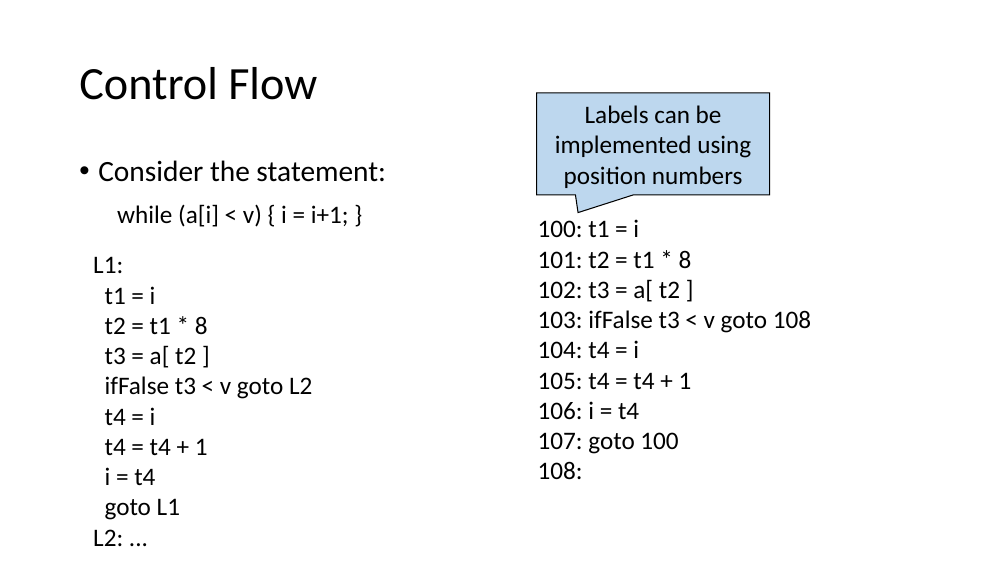
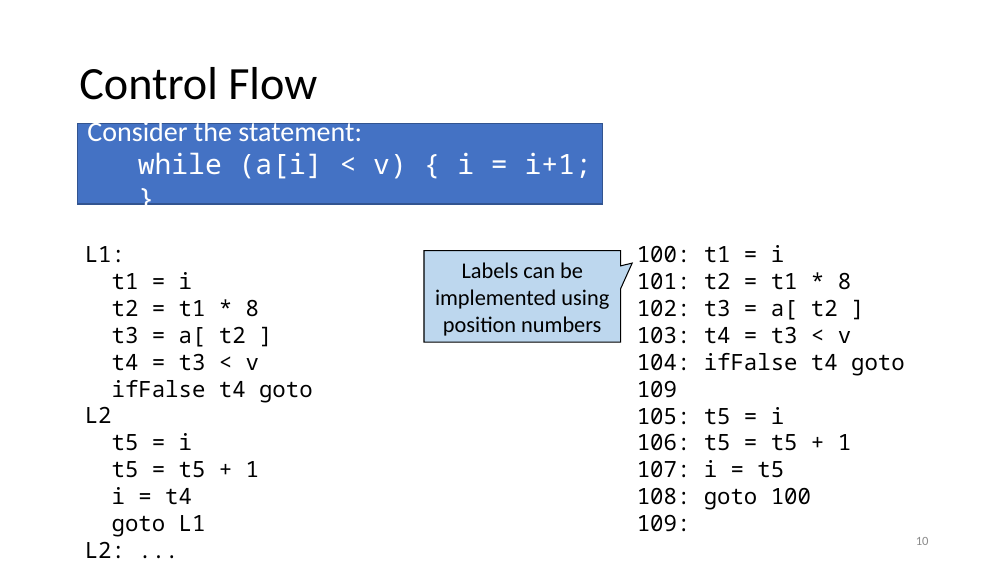
Before and after one commit to anoopsarkar/compilers-class, a slide deck: slide 10 of assets/ppt/codegen/ir.pptx (slide 8 before the commit). Drawn at 1008x567 pixels with LibreOffice and Linux fonts; fonts in the diff are those of the drawing. Boxes give left, top, right and bottom in pixels: in the first picture for what was removed or moved away, otherwise in the second. Text is boxed around its words. In the diff, an @@ line names an element or a change of style, - is before the commit and + after.

```diff
--- a/assets/ppt/codegen/ir.pptx
+++ b/assets/ppt/codegen/ir.pptx
@@ rectangle "Consider the statement:": place and size @@
-rectangle "Consider the statement:" at [98,160,386,227]
+rectangle "Consider the statement:" at [78,123,603,204]
@@ rectangle "Consider the statement:" at [78,123,603,204]: size 21 to 20 pt in "Consider the statement:"; text colour #000000 to #FFFFFF; size 18 to 20 pt, font Calibri to Noto Sans Mono in "while (a[i] < v) { i = ..."; bullet • to none; line spacing 0.9 to 1; less space between paragraphs; indent changed; vertical alignment top to middle; fill none to #4472C4; outline none to #325491 1 pt @@
@@ text "L1:": place and size @@
-text "L1:" at [93,256,312,546]
+text "L1:" at [85,246,313,558]
@@ text "100: t1 = i": place and size @@
-text "100: t1 = i" at [538,219,811,480]
+text "100: t1 = i" at [637,245,905,532]
@@ text at [85,246,259,558]: size 18 to 16 pt, font Calibri to Noto Sans Mono in "L1:", "t1 = i", "t2 = t1 * 8", "t3 = a[ t2 ]" and 3 more places @@
@@ speech box "Labels can be implemented using ...": place and size @@
-speech box "Labels can be implemented using ..." at [536,93,769,195]
+speech box "Labels can be implemented using ..." at [424,251,621,343]
@@ speech box "Labels can be implemented using ..." at [424,251,621,343]: size 18 to 16 pt; proportions changed @@
@@ text at [637,245,851,320]: size 18 to 16 pt, font Calibri to Noto Sans Mono in "100: t1 = i", "101: t2 = t1 * 8", "102: t3 = a[ t2 ]" @@
@@ text at [637,326,905,532]: text changed; size 18 to 16 pt; font Calibri to Noto Sans Mono @@
-103: ifFalse t3 < v goto 108
-104: t4 = i
-105: t4 = t4 + 1
-106: i = t4
-107: goto 100
-108:
+103: t4 = t3 < v
+104: ifFalse t4 goto 109
+105: t5 = i
+106: t5 = t5 + 1
+107: i = t5
+108: goto 100
+109:
@@ text at [85,353,313,478]: text changed; size 18 to 16 pt; font Calibri to Noto Sans Mono @@
-ifFalse t3 < v goto L2
-t4 = i
-t4 = t4 + 1
+t4 = t3 < v
+ifFalse t4 goto L2
+t5 = i
+t5 = t5 + 1
@@ page number added at [916,537,929,545], 9 pt, text #8C8C8C @@
+10
```
Also in this commit, not shown: 34 other slides changed, 7 slides added, 3 slides removed, 1 other file.
